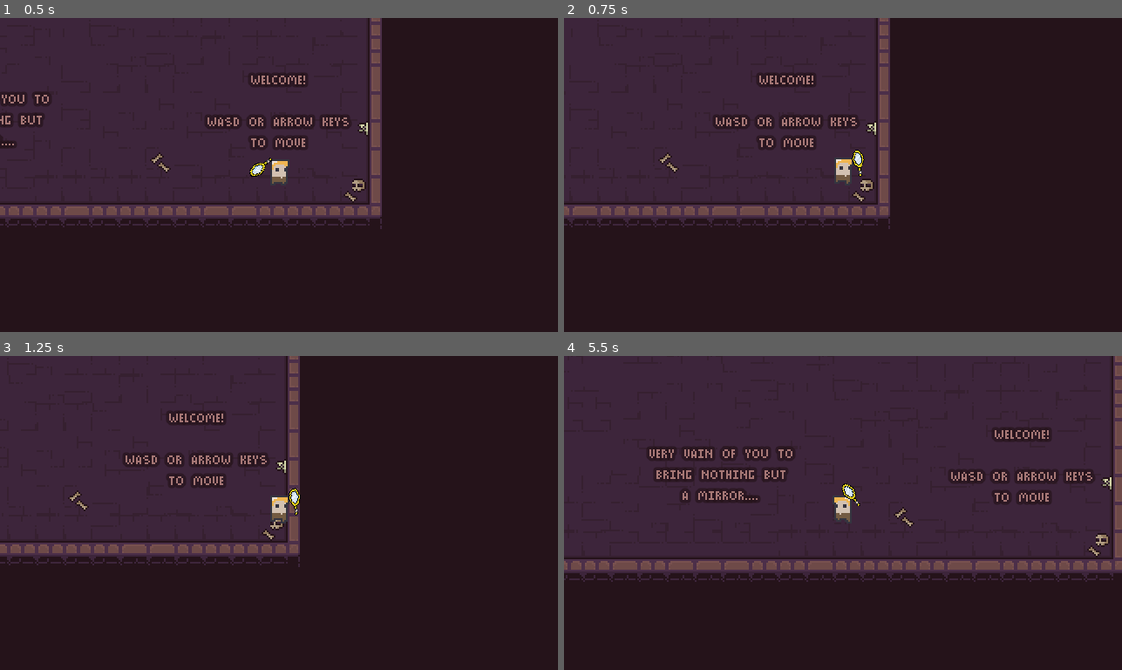
Above: before the commit, frames 1-4 (two rows, left to right).
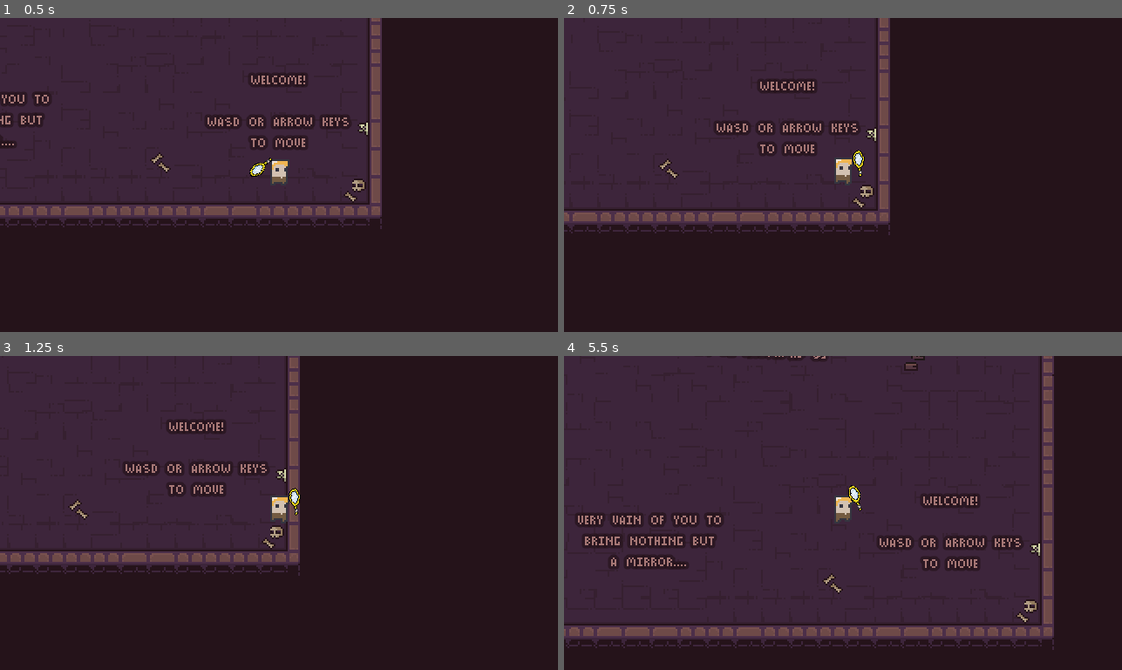
Above: after the commit, the same moments.

Repository: Z3BINI/mirror-attack
Game: Godot game, scene res://scenes/levels/level_1.tscn
The game is run twice, just before and just after one commit, with the same random seed, the same clock (stepped at 60 frames per second) and the same inputs. The project has no main scene, so this scene is started directly.
Inputs (mouse positions are in pixels of both pictures, inside the frame that each line leads up to):
- Up to frame 1 (0.5 s): no input
- Up to frame 2 (0.75 s): tap Enter at 0.5 s; move the mouse to (965, 159) at 0.52 s; hold D (move_right) from 0.53 s (still down); tap F (dash) at 0.6 s
- Up to frame 3 (1.25 s): keep holding D (move_right)
- Up to frame 4 (5.5 s): tap Space at 1.25, 2.75 s; move the mouse to (731, 528) at 1.27 s; release D (move_right) at 1.28 s; hold S (move_down) 1.28-2.03 s; tap F (dash) at 1.35, 2.3, 3.05, 3.6, 4.35, 5.3 s; tap Enter at 2 s; move the mouse to (898, 443) at 2.02 s; hold D (move_right) 2.03-2.78 s; hold E (interact) 2.03-2.78 s; move the mouse to (815, 575) at 2.77 s; hold W (move_up) 2.78-3.53 s; tap Shift (sprint) at 2.85 s; move the mouse to (1010, 560) at 3.52 s; hold A (move_left) 3.53-5.03 s; move the mouse to (675, 465) at 4.27 s; move the mouse to (870, 513) at 5.02 s; hold S (move_down) from 5.03 s (still down); hold E (interact) from 5.03 s (still down)

Frame 1 is identical in both runs. In frame 2, 5.2% of the frame differs, in the area x 0-59%, y 1-70%; in frame 3, 5.7%; in frame 4, 32%, in the area x 0-100%, y 0-94%.

Commit message:
UI element scenes
Linked all elements from player stats to UI elements

Diff:
--- /dev/null
+++ b/scenes/UI/life_bar.tscn
@@ -0,0 +1,17 @@
+[gd_scene load_steps=3 format=3 uid="uid://egc218mmnhsg"]
+
+[ext_resource type="Texture2D" uid="uid://c0171l4fdlkqa" path="res://assets/life_bar/Progress.png" id="1_8oo1a"]
+[ext_resource type="Texture2D" uid="uid://c8ja2gh1bc2am" path="res://assets/life_bar/Border.png" id="2_3nlkk"]
+
+[node name="LifeBar" type="TextureProgressBar"]
+offset_right = 15.0
+offset_bottom = 65.0
+value = 10.0
+fill_mode = 3
+nine_patch_stretch = true
+texture_under = ExtResource("1_8oo1a")
+texture_over = ExtResource("2_3nlkk")
+texture_progress = ExtResource("1_8oo1a")
+tint_under = Color(0.219608, 0.360784, 0.4, 0.764706)
+tint_over = Color(0.231373, 0.141176, 0.223529, 1)
+tint_progress = Color(0.760784, 0.14902, 0.0196078, 1)
--- /dev/null
+++ b/scenes/UI/nrg_bar.tscn
@@ -0,0 +1,19 @@
+[gd_scene load_steps=4 format=3 uid="uid://hef5o8qxah30"]
+
+[ext_resource type="Texture2D" uid="uid://cy1itn82wes0v" path="res://assets/nrg_bar/bg.png" id="1_pxdid"]
+[ext_resource type="Texture2D" uid="uid://b2mkytqojpb3a" path="res://assets/nrg_bar/Border.png" id="2_0lr7y"]
+[ext_resource type="Texture2D" uid="uid://nspky88ow102" path="res://assets/nrg_bar/Progress.png" id="3_s8njy"]
+
+[node name="NrgBar" type="TextureProgressBar"]
+offset_right = 15.0
+offset_bottom = 66.0
+step = 10.0
+value = 100.0
+fill_mode = 3
+nine_patch_stretch = true
+texture_under = ExtResource("1_pxdid")
+texture_over = ExtResource("2_0lr7y")
+texture_progress = ExtResource("3_s8njy")
+tint_under = Color(0.219608, 0.360784, 0.4, 0.764706)
+tint_over = Color(0.231373, 0.141176, 0.223529, 1)
+tint_progress = Color(0, 0.623529, 0, 1)
--- /dev/null
+++ b/scenes/UI/ui.tscn
@@ -0,0 +1,36 @@
+[gd_scene load_steps=4 format=3 uid="uid://bxel633n2yjm5"]
+
+[ext_resource type="Script" path="res://scripts/UI/ui.gd" id="1_hok00"]
+[ext_resource type="PackedScene" uid="uid://egc218mmnhsg" path="res://scenes/UI/life_bar.tscn" id="1_t3x4a"]
+[ext_resource type="PackedScene" uid="uid://hef5o8qxah30" path="res://scenes/UI/nrg_bar.tscn" id="3_l6wce"]
+
+[node name="UI" type="CanvasLayer"]
+script = ExtResource("1_hok00")
+
+[node name="LifeBar" parent="." instance=ExtResource("1_t3x4a")]
+anchors_preset = 3
+anchor_left = 1.0
+anchor_top = 1.0
+anchor_right = 1.0
+anchor_bottom = 1.0
+offset_left = -19.0
+offset_top = -69.0
+offset_right = -4.0
+offset_bottom = -4.0
+grow_horizontal = 0
+grow_vertical = 0
+size_flags_horizontal = 8
+size_flags_vertical = 8
+
+[node name="NrgBar" parent="." instance=ExtResource("3_l6wce")]
+anchors_preset = 3
+anchor_left = 1.0
+anchor_top = 1.0
+anchor_right = 1.0
+anchor_bottom = 1.0
+offset_left = -36.0
+offset_top = -70.0
+offset_right = -21.0
+offset_bottom = -4.0
+grow_horizontal = 0
+grow_vertical = 0
--- /dev/null
+++ b/scripts/UI/ui.gd
@@ -0,0 +1,12 @@
+extends CanvasLayer
+
+
+# Called when the node enters the scene tree for the first time.
+func _ready():
+	pass # Replace with function body.
+
+
+# Called every frame. 'delta' is the elapsed time since the previous frame.
+func _process(delta):
+	$LifeBar.value = PlayerStats.hp * 100 / PlayerStats.MAX_HP
+	$NrgBar.value = PlayerStats.stamina * 100 / PlayerStats.MAX_STAMINA
--- a/scripts/player/player.gd
+++ b/scripts/player/player.gd
@@ -21,8 +21,10 @@
 	animation_player = $AnimationPlayer
 	current_speed = MAX_WALK_SPEED
 	current_stamina = MAX_STAMINA
+	PlayerStats.MAX_STAMINA = MAX_STAMINA
 
 	if !PlayerStats.hp:
+		PlayerStats.MAX_HP = HP
 		PlayerStats.hp = HP
 		$HurtBox.MAX_HP = HP
 	else:
@@ -30,7 +32,6 @@
 
 
 func _process(delta):
-	print(PlayerStats.hp)
 	if !dead:
 		input_direction = Input.get_vector("move_left", "move_right", "move_up", "move_down")
 
@@ -54,11 +55,11 @@
 		move_and_slide()
 
 func dash():
-	velocity = input_direction * DASH_STRENGTH
+	velocity = (get_global_mouse_position() - global_position).normalized() * DASH_STRENGTH
 
 func stamina_manager(delta):
 	PlayerStats.stamina = current_stamina
-	if current_speed == MAX_RUN_SPEED:
+	if current_speed == MAX_RUN_SPEED and velocity != Vector2.ZERO:
 		current_stamina -= delta
 		if current_stamina <= 0: set_exhausted()
 	else:
--- a/scripts/player/player_stats.gd
+++ b/scripts/player/player_stats.gd
@@ -1,4 +1,6 @@
 extends Node
 
+var MAX_HP : float
+var MAX_STAMINA : float
 var hp : float
 var stamina : float
